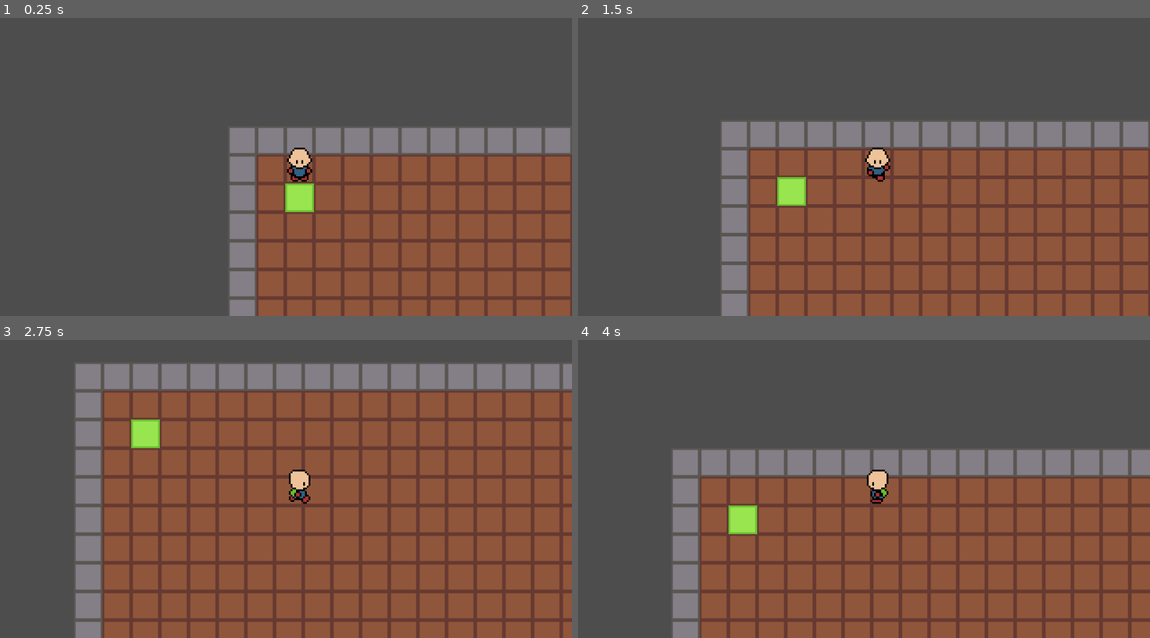
Above: before the commit, frames 1-4 (two rows, left to right).
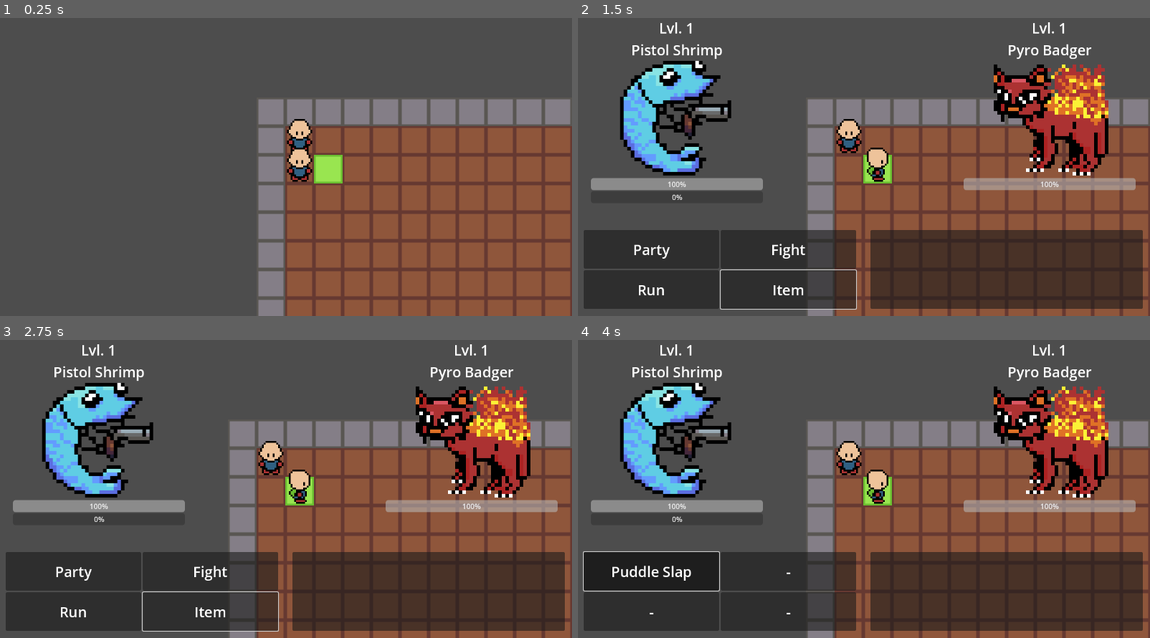
Above: after the commit, the same moments.

Repository: jevonsp/monster-tamer
Game: Godot game, scene res://main/main.tscn
Same seed, same stepped clock (60 frames per second), same inputs: the game is played once before the commit and once after it.
Inputs (mouse positions are in pixels of both pictures, inside the frame that each line leads up to):
- Up to frame 1 (0.25 s): no input
- Up to frame 2 (1.5 s): tap Enter at 0.5 s; move the mouse to (989, 140) at 0.52 s; hold D (right) 0.53-1.28 s; hold Space (yes) 0.53-1.28 s; click (989, 140) at 0.67 s; move the mouse to (749, 169) at 1.27 s; hold S (down) from 1.28 s (still down); tap Space (yes) at 1.35 s
- Up to frame 3 (2.75 s): move the mouse to (343, 405) at 2.02 s; release S (down) at 2.03 s; hold D (right) from 2.03 s (still down); hold Shift from 2.03 s (still down); tap Space (yes) at 2.3 s
- Up to frame 4 (4 s): move the mouse to (835, 542) at 2.77 s; release D (right) at 2.78 s; release Shift at 2.78 s; hold W (up) 2.78-3.53 s; tap Space (yes) at 2.85 s; click (835, 542) at 2.92 s; move the mouse to (1035, 524) at 3.52 s; hold A (left) from 3.53 s (still down); hold Space (yes) from 3.53 s (still down)

The runs differ from the first frame. In frame 1, 15% of the frame differs, in the area x 40-100%, y 27-100%; in frame 2, 53%; in frame 3, 69%, in the area x 1-100%, y 1-100%; in frame 4, 57%.

Commit message:
NPC With dialogue locking!

Diff:
--- a/battle/battle.tscn
+++ b/battle/battle.tscn
@@ -4,7 +4,7 @@
 [ext_resource type="Script" uid="uid://te2pxu06ls6w" path="res://battle/player_level_label.gd" id="2_7fucf"]
 [ext_resource type="PackedScene" uid="uid://bbdhbxa071x5y" path="res://battle/texture_rect.tscn" id="2_l1kiu"]
 [ext_resource type="PackedScene" uid="uid://ca2t8g1fmv3er" path="res://battle/hp_bar.tscn" id="3_qubjc"]
-[ext_resource type="Script" uid="uid://bk6ypbk1qdow6" path="res://battle/label.gd" id="4_4mnim"]
+[ext_resource type="Script" uid="uid://bk6ypbk1qdow6" path="res://battle/battle_text_label.gd" id="4_4mnim"]
 [ext_resource type="PackedScene" uid="uid://lq32c6hrp08x" path="res://battle/player_exp_bar.tscn" id="4_l1kiu"]
 [ext_resource type="Script" uid="uid://j3rccy2xlud6" path="res://battle/animation_container.gd" id="5_l1kiu"]
 
@@ -408,7 +408,7 @@
 theme_override_constants/margin_right = 4
 theme_override_constants/margin_bottom = 4
 
-[node name="Label" type="Label" parent="Content/Panel/MarginContainer" unique_id=989317058]
+[node name="BattleTextLabel" type="Label" parent="Content/Panel/MarginContainer" unique_id=989317058]
 custom_minimum_size = Vector2(600, 168)
 layout_mode = 2
 size_flags_vertical = 1
--- a/battle/label.gd
+++ b/battle/battle_text_label.gd
@@ -2,7 +2,7 @@
 var processing: bool = false
 var text_array: Array[String]
 var is_auto_complete: bool = false
-var text_index: int = 0
+var text_index: int
 
 func _ready() -> void:
 	text = ""
@@ -22,7 +22,7 @@
 	is_auto_complete = auto_complete
 	if not is_auto_complete:
 		processing = true
-	text_index = text_array.size() - 1
+	text_index = 0
 	if text_index <= -1:
 		return
 	display_text()
@@ -37,7 +37,7 @@
 
 func advance_text() -> void:
 	text_index += 1
-	if text_index >= text_array.size() - 1:
+	if text_index >= text_array.size():
 		text_finished()
 
 
--- a/battle/texture_rect.gd
+++ b/battle/texture_rect.gd
@@ -8,7 +8,6 @@
 	original_position = global_position
 	Global.send_sprite_shake.connect(_play_sprite_shake)
 	Global.send_monster_fainted.connect(_play_monster_faint)
-	print_debug("Reset position to: ", original_position)
 
 
 func _play_sprite_shake(target: Monster) -> void:
--- a/classes/Monster.gd
+++ b/classes/Monster.gd
@@ -1,5 +1,5 @@
+class_name Monster
 extends Resource
-class_name Monster
 static var EXPERIENCE_PER_LEVEL = 50
 @export var monster_data: MonsterData
 @export var name: String = ""
@@ -44,7 +44,6 @@
 	current_hitpoints = max_hitpoints
 
 
-
 func take_damage(amount: int) -> void:
 	current_hitpoints = max(0, current_hitpoints - amount)
 	Global.send_hitpoints_change.emit(self, current_hitpoints)
--- a/classes/MonsterData.gd
+++ b/classes/MonsterData.gd
@@ -1,5 +1,5 @@
+class_name MonsterData
 extends Resource
-class_name MonsterData
 
 @export var species: String = ""
 @export var texture: Texture2D
--- a/main/Global.gd
+++ b/main/Global.gd
@@ -9,6 +9,10 @@
 signal wild_battle_requested(mon_data: MonsterData, level: int)
 signal player_party_requested
 signal send_player_party(party: Array[Monster])
+# Overworld
+# DialogueLabel
+signal send_overworld_text_box(text: Array[String], auto_complete: bool)
+signal overworld_text_box_complete
 # Battle
 # Label
 signal send_battle_text_box(text: Array[String], auto_complete: bool)
--- a/main/main.tscn
+++ b/main/main.tscn
@@ -7,6 +7,8 @@
 [ext_resource type="Script" uid="uid://d1pbkl87o0kqt" path="res://world_objects/EncounterEntry.gd" id="5_kfbq2"]
 [ext_resource type="PackedScene" uid="uid://bnqog2bk3p7mv" path="res://battle/battle.tscn" id="7_4dugh"]
 [ext_resource type="Resource" uid="uid://cvmykrss1u38p" path="res://monsters/pyro_badger/pyro_badger.tres" id="7_grrlh"]
+[ext_resource type="PackedScene" uid="uid://b0vyjd3isbdso" path="res://npc/npc.tscn" id="8_67ri8"]
+[ext_resource type="PackedScene" uid="uid://cxpdnabe54fq0" path="res://ui/overworld_text_box.tscn" id="9_grrlh"]
 
 [sub_resource type="Resource" id="Resource_fwcvl"]
 script = ExtResource("5_kfbq2")
@@ -20,13 +22,25 @@
 size = Vector2(16, 16)
 
 [node name="Main" type="Node2D" unique_id=89812463]
+y_sort_enabled = true
 script = ExtResource("1_xwkvk")
 
 [node name="TestMap" parent="." unique_id=322966199 instance=ExtResource("2_pjrb6")]
 
 [node name="Player" parent="." unique_id=930582059 instance=ExtResource("1_53q0u")]
-position = Vector2(32, 16)
+position = Vector2(16, 32)
 WALK_SPEED = 4.5
+
+[node name="OverworldTextBox" parent="Player" unique_id=2089038544 instance=ExtResource("9_grrlh")]
+anchors_preset = 0
+anchor_right = 0.0
+anchor_bottom = 0.0
+offset_left = 0.0
+offset_top = 17.0
+offset_right = 159.0
+offset_bottom = 89.0
+grow_horizontal = 1
+grow_vertical = 1
 
 [node name="WildZone" parent="." unique_id=304061207 instance=ExtResource("4_c651c")]
 position = Vector2(32, 32)
@@ -41,3 +55,6 @@
 
 [node name="Battle" parent="." unique_id=661795331 instance=ExtResource("7_4dugh")]
 visible = false
+
+[node name="NPC" parent="." unique_id=431393256 instance=ExtResource("8_67ri8")]
+position = Vector2(16, 16)
--- /dev/null
+++ b/npc/npc.gd
@@ -0,0 +1,24 @@
+class_name NPC
+extends CharacterBody2D
+
+@export_multiline var dialogue: Array[String] = [""]
+@export var is_autocomplete: bool = false
+
+func interact(body: CharacterBody2D) -> void:
+	print("interact")
+	_say_dialogue()
+
+
+func _turn_to_body(body: CharacterBody2D) -> void:
+	# Get dir then turn_to_dir(dir)
+	pass
+
+
+func _turn_to_dir(dir: Vector2) -> void:
+	pass
+
+
+func _say_dialogue(d: Array[String] = [""], autocomplete = null) -> void:
+	var dia = d if d != [""] else dialogue
+	var ac = autocomplete if autocomplete != null else is_autocomplete
+	Global.send_overworld_text_box.emit(dia, ac)
--- a/npc/npc.tscn
+++ b/npc/npc.tscn
@@ -1,5 +1,25 @@
 [gd_scene format=3 uid="uid://b0vyjd3isbdso"]
 
-[node name="NPC" type="CharacterBody2D" unique_id=431393256]
+[ext_resource type="Texture2D" uid="uid://dmemkc7d8fav6" path="res://player/player_sprite_sheet.png" id="1_2xp5l"]
+[ext_resource type="Script" uid="uid://bnutwr2lh7i8r" path="res://npc/npc.gd" id="1_nhy3c"]
+
+[sub_resource type="RectangleShape2D" id="RectangleShape2D_gfcum"]
+size = Vector2(16, 16)
+
+[node name="NPC" type="CharacterBody2D" unique_id=431393256 groups=["interactable"]]
+collision_layer = 8
+script = ExtResource("1_nhy3c")
+dialogue = Array[String](["This is test dialogue"])
+
+[node name="Sprite2D" type="Sprite2D" parent="." unique_id=1612357514]
+position = Vector2(8, 8)
+texture = ExtResource("1_2xp5l")
+offset = Vector2(0, -4)
+hframes = 3
+vframes = 3
 
 [node name="CollisionShape2D" type="CollisionShape2D" parent="." unique_id=1494368532]
+position = Vector2(8, 8)
+shape = SubResource("RectangleShape2D_gfcum")
+
+[node name="AnimationPlayer" type="AnimationPlayer" parent="." unique_id=514376438]
--- a/player/player.gd
+++ b/player/player.gd
@@ -52,6 +52,7 @@
 		return
 	if event.is_action_pressed("yes"):
 		attempt_interaction()
+		get_viewport().set_input_as_handled()
 
 #region Movement and Interaction
 func update_held_keys(delta: float) -> void:
--- a/player/player.tscn
+++ b/player/player.tscn
@@ -547,5 +547,6 @@
 position = Vector2(8, 8)
 exclude_parent = false
 target_position = Vector2(0, 16)
+collision_mask = 9
 hit_from_inside = true
 collide_with_areas = true
--- a/project.godot
+++ b/project.godot
@@ -29,6 +29,10 @@
 [editor_plugins]
 
 enabled=PackedStringArray("res://addons/gdscript-linter/plugin.cfg")
+
+[global_group]
+
+interactable=""
 
 [input]
 
@@ -95,6 +99,13 @@
 ]
 }
 
+[layer_names]
+
+2d_physics/layer_1="World"
+2d_physics/layer_2="Player"
+2d_physics/layer_3="Zones"
+2d_physics/layer_4="Interactables"
+
 [physics]
 
 3d/physics_engine="Jolt Physics"
--- /dev/null
+++ b/ui/overworld_text_box.gd
@@ -0,0 +1,69 @@
+extends Panel
+var processing: bool = false
+var text_array: Array[String]
+var is_auto_complete: bool = false
+var text_index: int
+@onready var label: Label = $MarginContainer/Label
+
+func _ready() -> void:
+	label.text = ""
+	Global.send_overworld_text_box.connect(load_text)
+	if visible:
+		toggle_visible()
+
+
+func toggle_visible() -> void:
+	visible = !visible
+
+
+func _unhandled_input(event: InputEvent) -> void:
+	if not processing:
+		return
+	if event.is_action_pressed("yes"):
+		advance_text()
+		get_viewport().set_input_as_handled()
+
+
+func load_text(ta: Array[String], auto_complete: bool) -> void:
+	Global.toggle_player.emit()
+	toggle_visible()
+	text_array = ta
+	print(text_array)
+	is_auto_complete = auto_complete
+	if not is_auto_complete:
+		processing = true
+		print("Processing set to: ", processing)
+	text_index = 0
+	if text_index <= -1:
+		return
+	display_text()
+
+
+func display_text() -> void:
+	label.text = text_array[text_index]
+	print(label.text)
+	if is_auto_complete:
+		await get_tree().create_timer((Global.DEFAULT_DELAY) / 2).timeout
+		advance_text()
+
+
+func advance_text() -> void:
+	text_index += 1
+	print(text_index)
+	if text_index >= text_array.size():
+		text_finished()
+
+
+func text_finished() -> void:
+	clean_up()
+	Global.overworld_text_box_complete.emit()
+
+
+func clean_up() -> void:
+	toggle_visible()
+	label.text = ""
+	processing = false
+	text_array = []
+	is_auto_complete = false
+	text_index = 0
+	Global.toggle_player.emit()
--- /dev/null
+++ b/ui/overworld_text_box.tscn
@@ -0,0 +1,50 @@
+[gd_scene format=3 uid="uid://cxpdnabe54fq0"]
+
+[ext_resource type="Script" uid="uid://c1cxmfjvonmsb" path="res://ui/overworld_text_box.gd" id="1_wxwfi"]
+[ext_resource type="FontFile" uid="uid://bvaql87kwciiq" path="res://3p_assets/m3x6.ttf" id="2_eo1c5"]
+
+[sub_resource type="StyleBoxFlat" id="StyleBoxFlat_avecd"]
+content_margin_left = 0.0
+content_margin_top = 0.0
+content_margin_right = 0.0
+content_margin_bottom = 0.0
+bg_color = Color(0, 0, 0, 0.72156864)
+corner_radius_top_left = 3
+corner_radius_top_right = 3
+corner_radius_bottom_right = 3
+corner_radius_bottom_left = 3
+corner_detail = 5
+
+[node name="OverworldTextBox" type="Panel" unique_id=2089038544]
+anchors_preset = 15
+anchor_right = 1.0
+anchor_bottom = 1.0
+offset_left = 1.0
+offset_top = 1.0
+offset_right = -1121.0
+offset_bottom = -647.0
+grow_horizontal = 2
+grow_vertical = 2
+theme_override_styles/panel = SubResource("StyleBoxFlat_avecd")
+script = ExtResource("1_wxwfi")
+
+[node name="MarginContainer" type="MarginContainer" parent="." unique_id=131261441]
+layout_mode = 1
+anchors_preset = 15
+anchor_right = 1.0
+anchor_bottom = 1.0
+grow_horizontal = 2
+grow_vertical = 2
+theme_override_constants/margin_left = 4
+theme_override_constants/margin_top = 4
+theme_override_constants/margin_right = 4
+theme_override_constants/margin_bottom = 4
+
+[node name="Label" type="Label" parent="MarginContainer" unique_id=2096299235]
+custom_minimum_size = Vector2(150, 64)
+layout_mode = 2
+size_flags_vertical = 1
+theme_override_fonts/font = ExtResource("2_eo1c5")
+text = "Test Text Test Text Test Text Test Text Test Text Test Text Test Text Test Text Test Text Test Text Test Text Test Text Test Text Test Text"
+horizontal_alignment = 1
+autowrap_mode = 3
Binary file added: 3p_assets/m3x6.ttf
Not shown, added: 3p_assets/m3x6.ttf.import
Binary file added: 3p_assets/m5x7.ttf
Not shown, added: 3p_assets/m5x7.ttf.import
Renamed: battle/label.gd.uid -> battle/battle_text_label.gd.uid
Not shown, added: npc/npc.gd.uid
Not shown, added: ui/overworld_text_box.gd.uid
